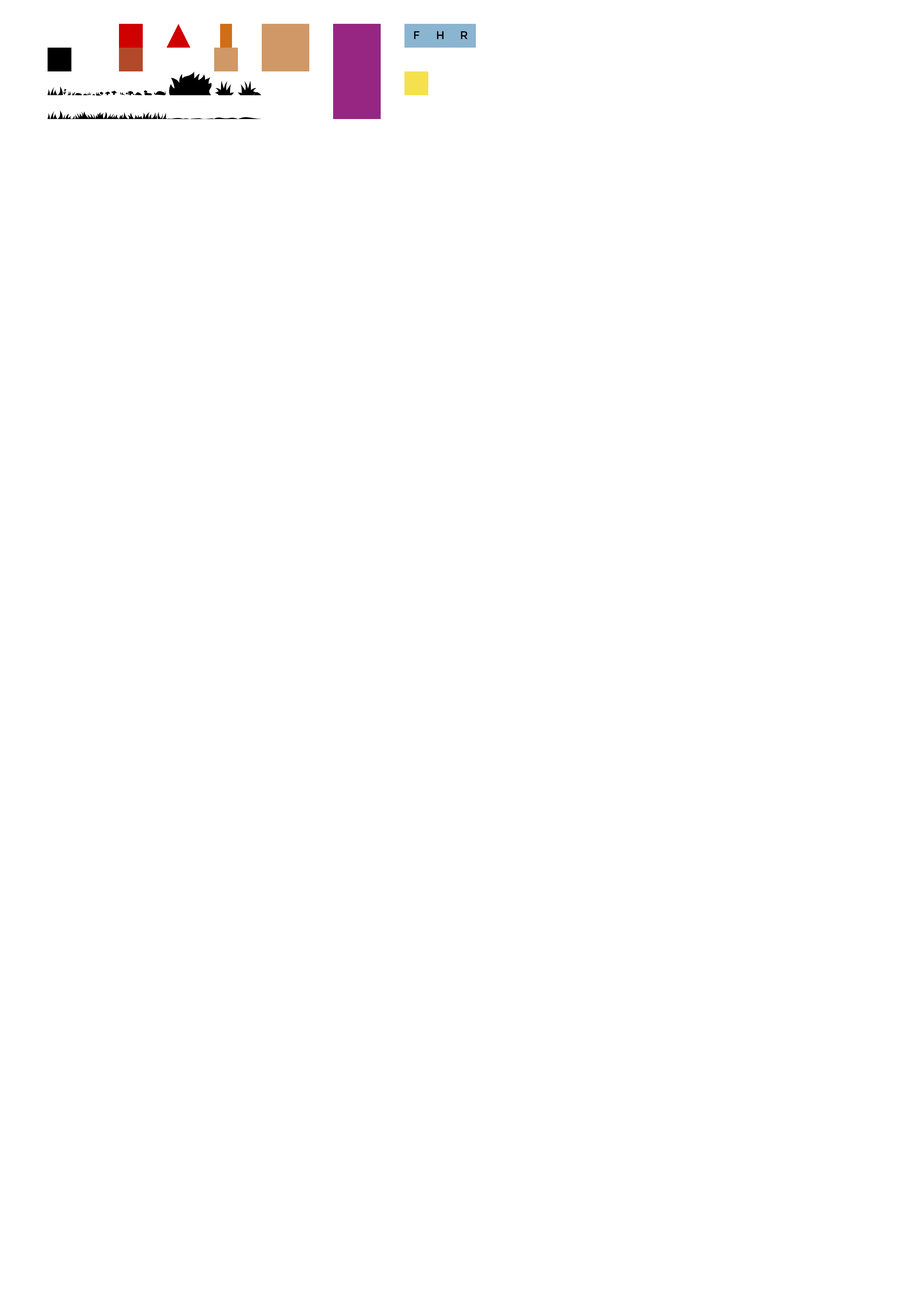
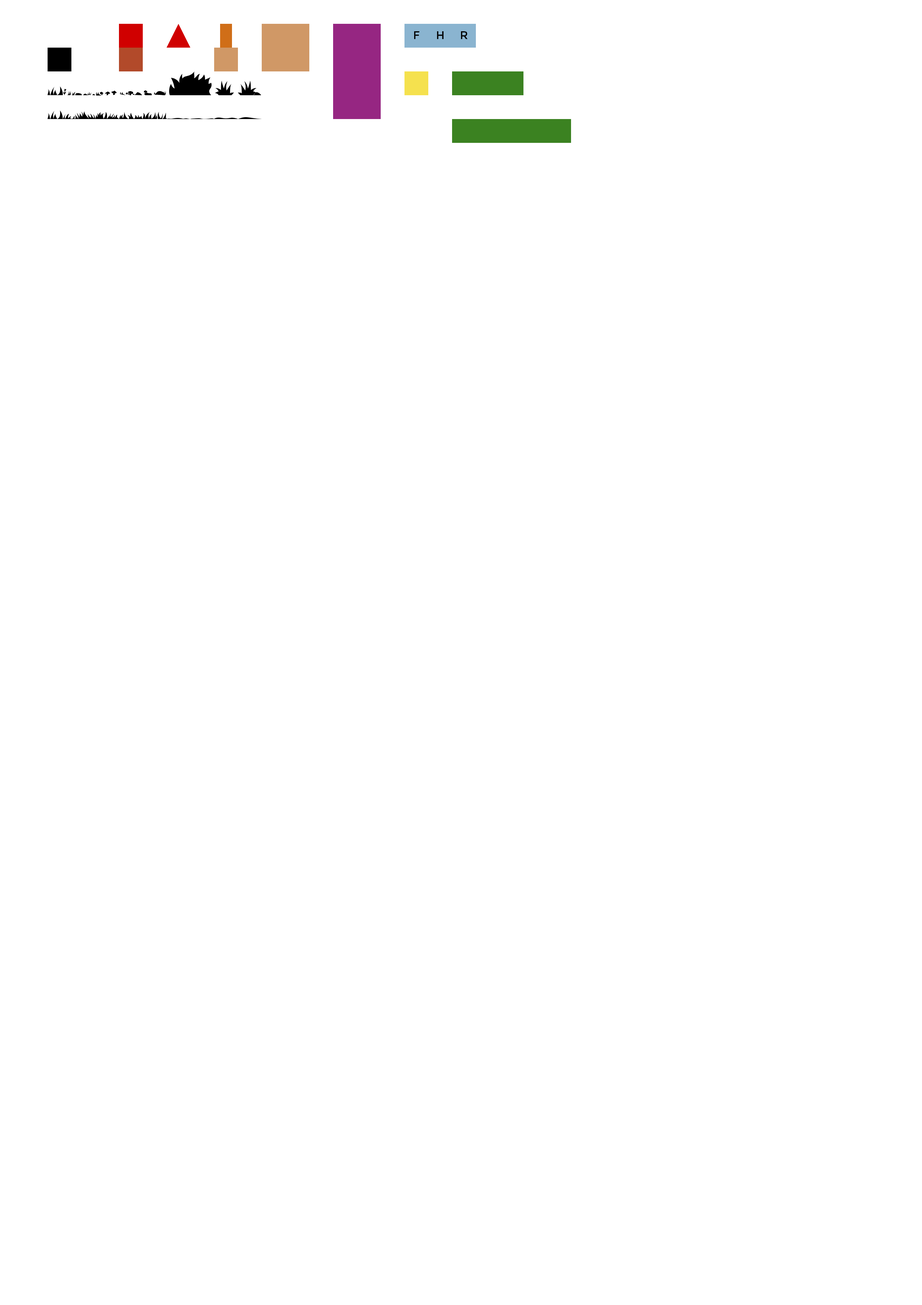
Layer changes from the first w=922, h=1305 image to the second:
added layer "Rectangle 7" above "Rectangle 6" over <box>452,119,572,143</box>
added layer "Rectangle 6" above "Rectangle 3" over <box>452,71,524,96</box>
